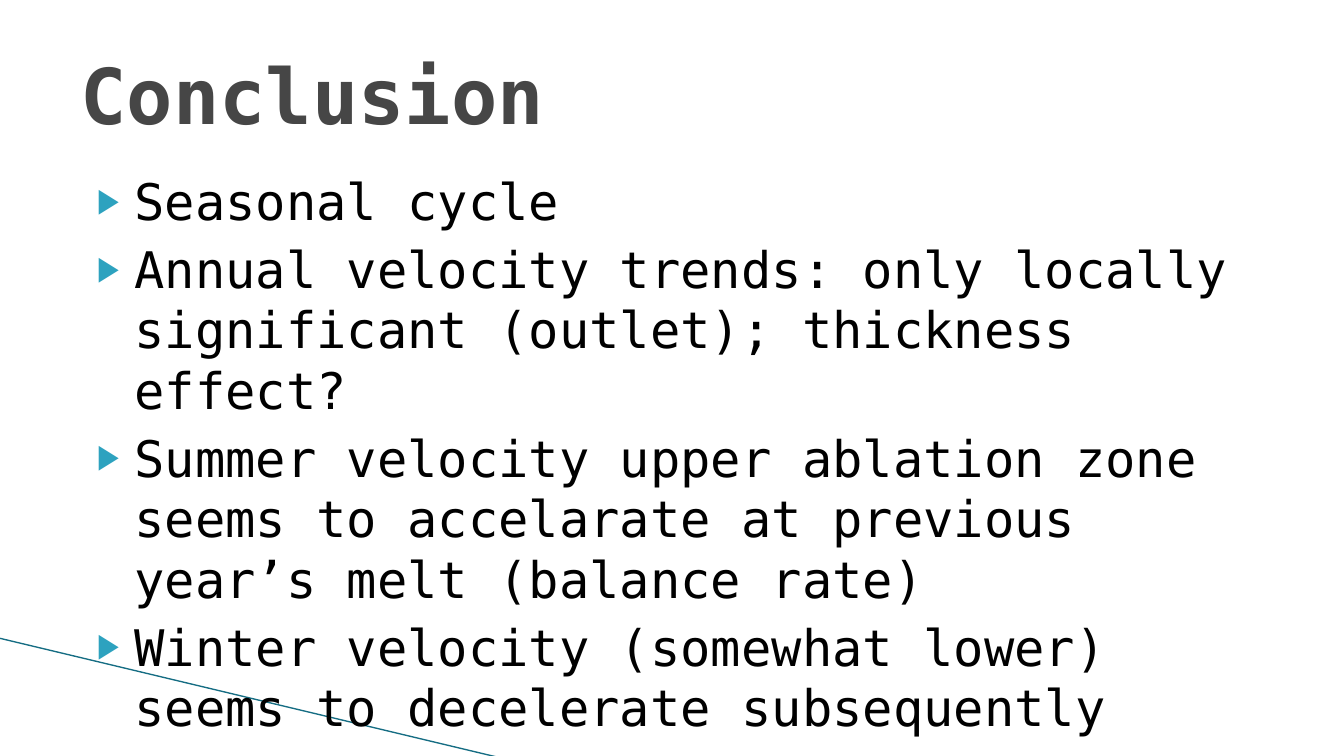
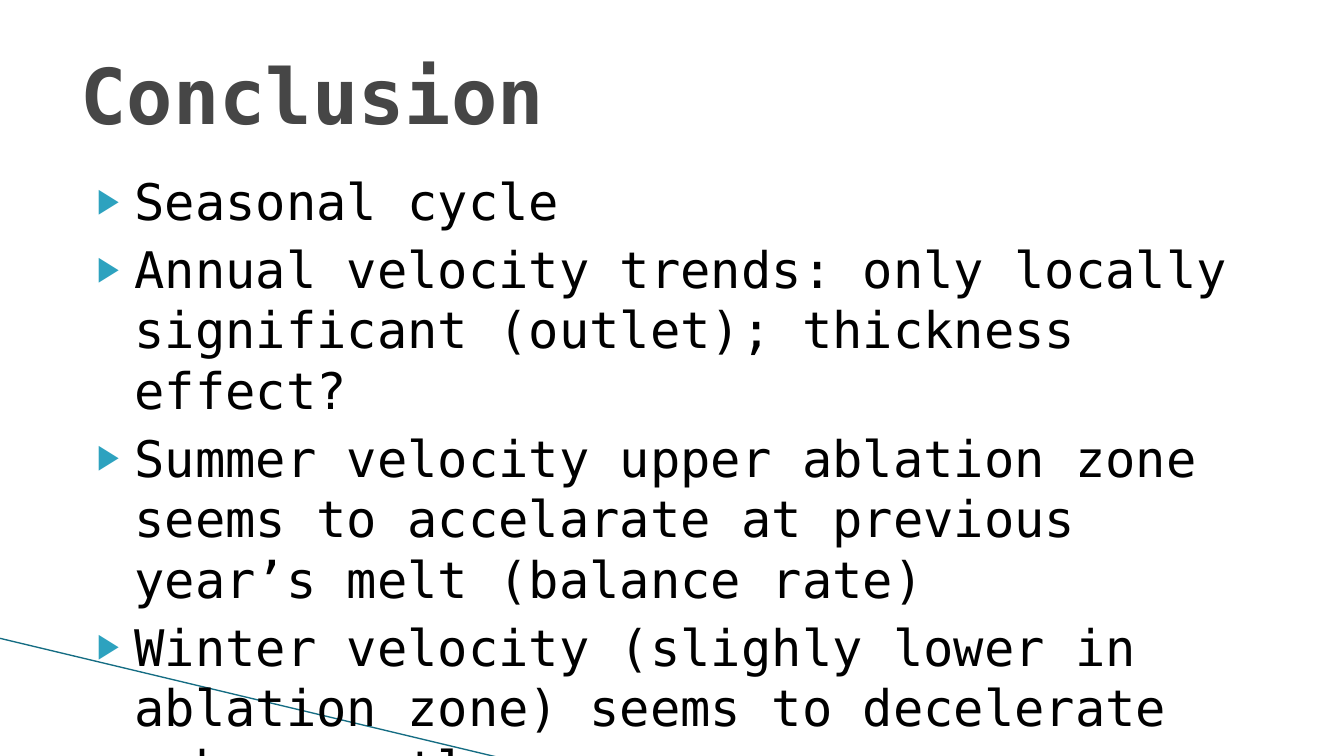
Before and after one commit to meteoNL/MAIO_project, a slide deck: slide 12 of presentatie/presentatie_maio_v3.pptx. Drawn at 1344x756 pixels with LibreOffice and Linux fonts; fonts in the diff are those of the drawing; background and template pictures are left out. Boxes give left, top, right and bottom in pixels: in the first picture for what was removed or moved away, otherwise in the second. Text is boxed around its words. In the diff, an @@ line names an element or a change of style, - is before the commit and + after.

Commit message:
slightly lower in ablation zone

```diff
--- a/presentatie/presentatie_maio_v3.pptx
+++ b/presentatie/presentatie_maio_v3.pptx
@@ text at (134,627,1166,738): text changed @@
-▶ Winter velocity (somewhat lower) seems to decelerate subsequently
+▶ Winter velocity (slighly lower in ablation zone) seems to decelerate subsequently
```
